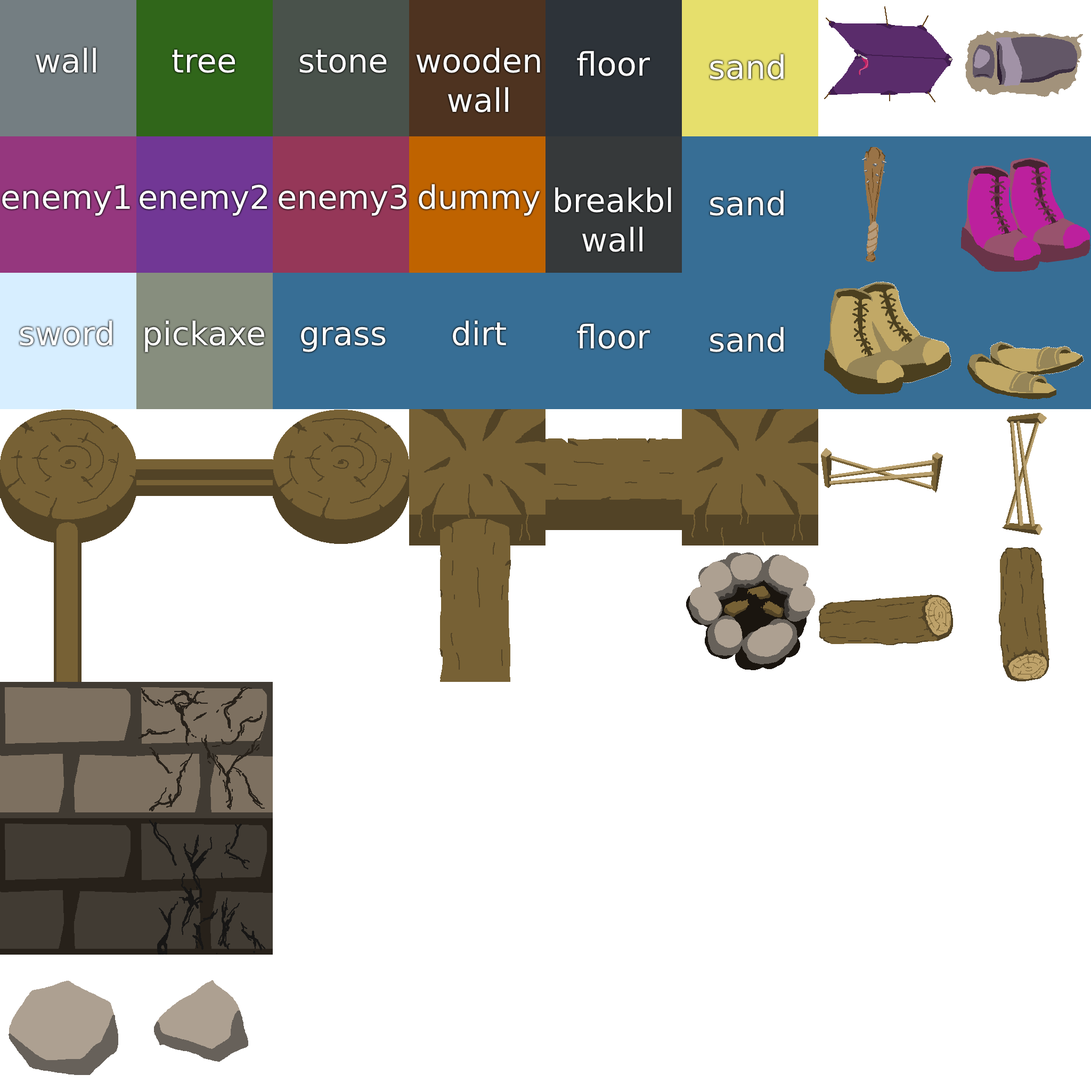
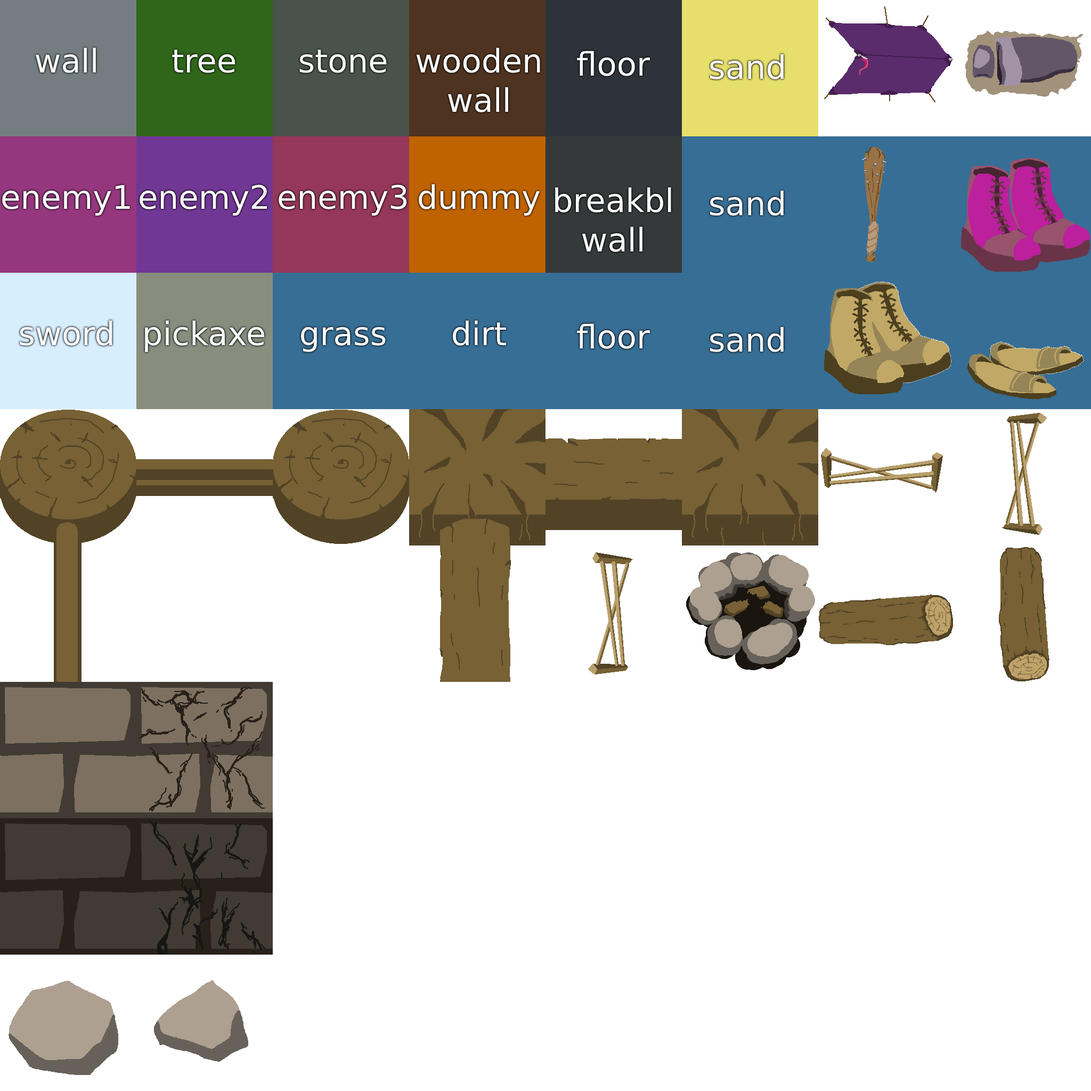
Layer changes from the first 1091 x 1091 image to the second:
painted on "Layer 9" over [588, 552, 634, 675]
